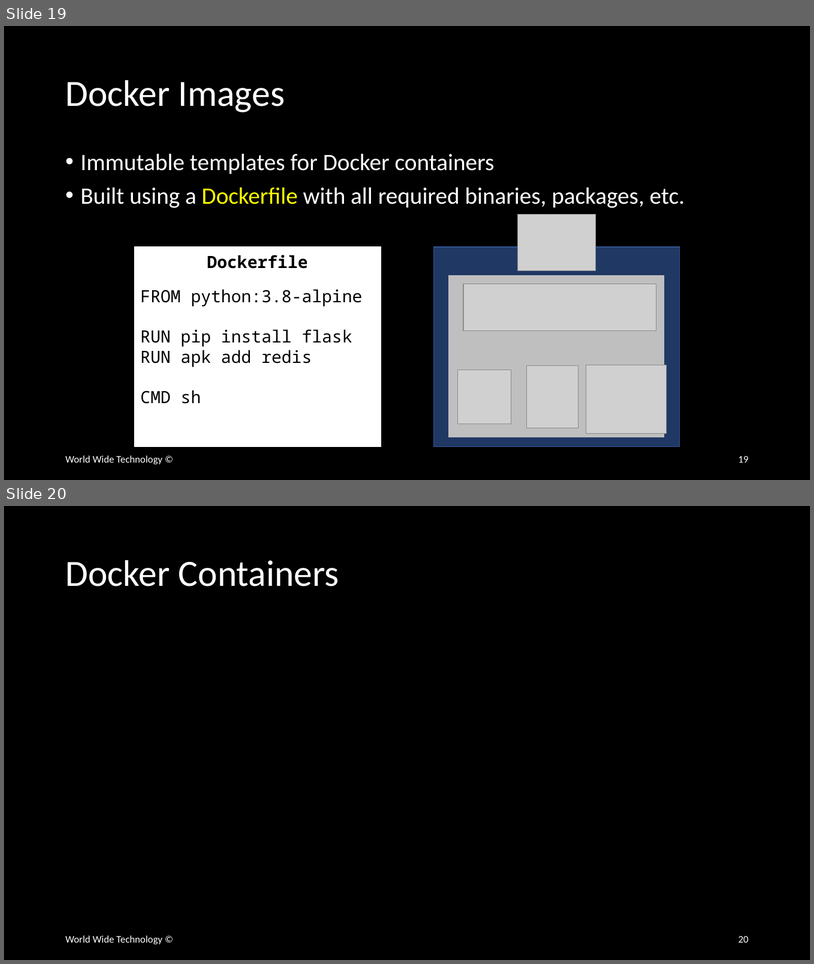
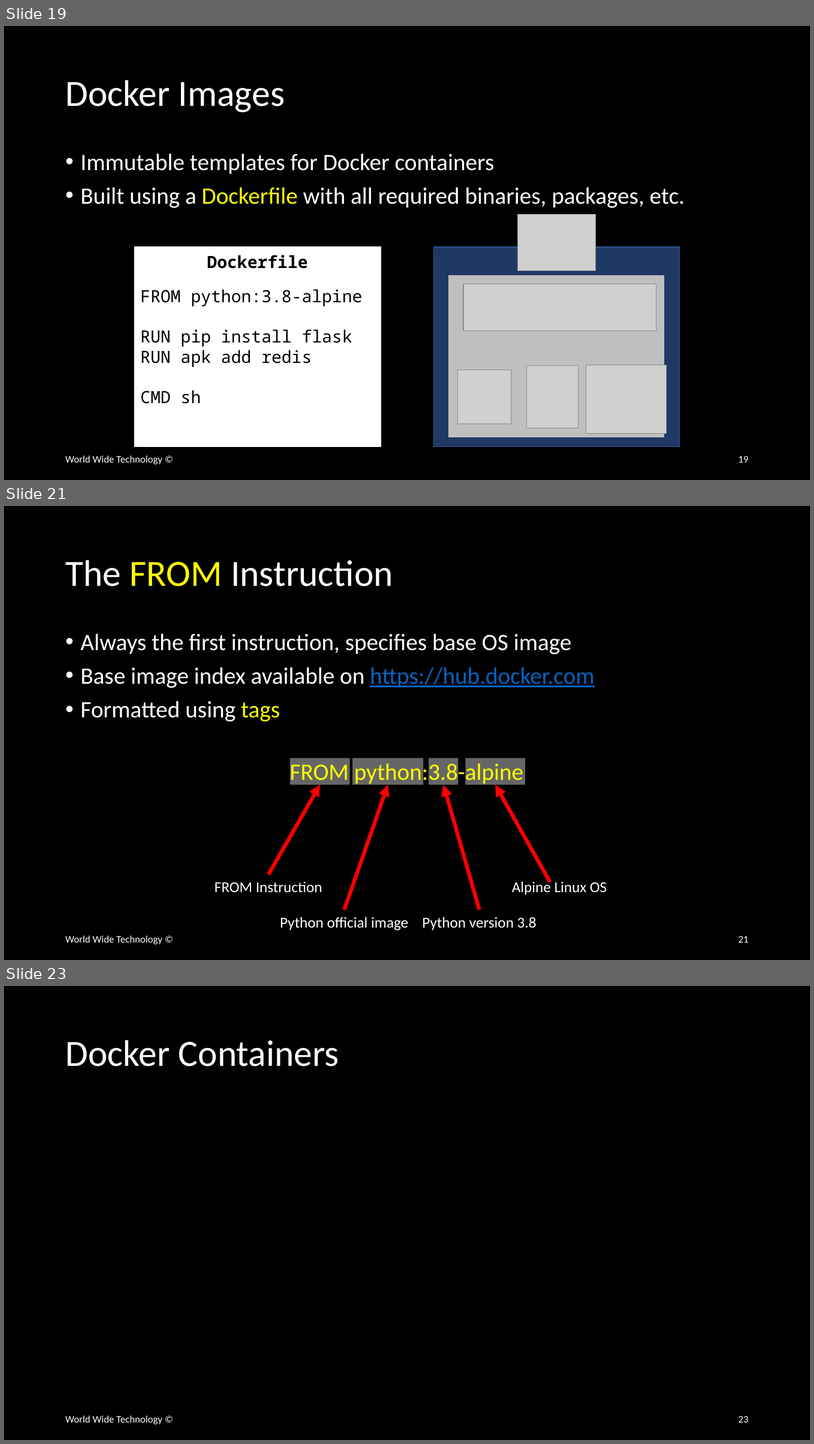
Before and after one commit to wwt/docker-foundations, a slide deck: docker-foundations.pptx. Shown one above the other, each under a label of ours: slides 19 and 20 before the commit, slides 19, 21 and 23 after it; the slides between them are not shown. The pictures are 814x964 and 814x1444 pixels, drawn with LibreOffice and Linux fonts; fonts in the diff are those of the drawing; grey boxes stand for pictures. Boxes give left, top, right and bottom in pixels: in the first picture for what was removed or moved away, otherwise in the second. Text is boxed around its words. In the diff, an @@ line names an element or a change of style, - is before the commit and + after.

Commit message:
Added Dockerfile and FROM instruction overview

```diff
--- a/docker-foundations.pptx
+++ b/docker-foundations.pptx
@@ slide 21 added at [4,506,810,960], background #000000 @@
@@ title added at [65,560,393,586], 44 pt, text #FFFFFF @@
+The FROM Instruction
@@ text added at [81,633,594,721], 28 pt, text #FFFFFF @@
+• Always the first instruction, specifies base OS image
+• Base image index available on https://hub.docker.com
+• Formatted using tags
@@ rectangle added at [290,757,350,784], fill #FFFFFF at 40% opacity @@
@@ rectangle added at [353,757,423,784], fill #FFFFFF at 40% opacity @@
@@ rectangle added at [429,757,458,784], fill #FFFFFF at 40% opacity @@
@@ rectangle added at [465,757,525,784], fill #FFFFFF at 40% opacity @@
@@ text added at [290,760,524,786], 28 pt, text #FFFF00 @@
+FROM python:3.8-alpine
@@ arrow added from (269, 874) to (320, 785), #FF0000 4.5 pt @@
@@ arrow added from (345, 910) to (388, 785), #FF0000 4.5 pt @@
@@ arrow added from (479, 910) to (444, 785), #FF0000 4.5 pt @@
@@ arrow added from (550, 882) to (496, 785), #FF0000 4.5 pt @@
@@ text added at [215,881,323,892], 18 pt, text #FFFFFF @@
+FROM Instruction
@@ text added at [512,880,607,894], 18 pt, text #FFFFFF @@
+Alpine Linux OS
@@ text added at [280,916,408,930], 18 pt, text #FFFFFF @@
+Python official image
@@ text added at [422,916,537,930], 18 pt, text #FFFFFF @@
+Python version 3.8
@@ text added at [65,935,162,944], 12 pt, text #FFFFFF @@
+World Wide Technology ©
@@ page number added at [738,936,749,942], 12 pt, text #FFFFFF @@
+21
@@ what was slide 20 is now slide 23 @@
@@ page number at [738,1416,749,1422]: text changed @@
-20
+23
```
Also in this commit, not shown: 1 slide changed, 1 other slide added, 1 slide removed.
